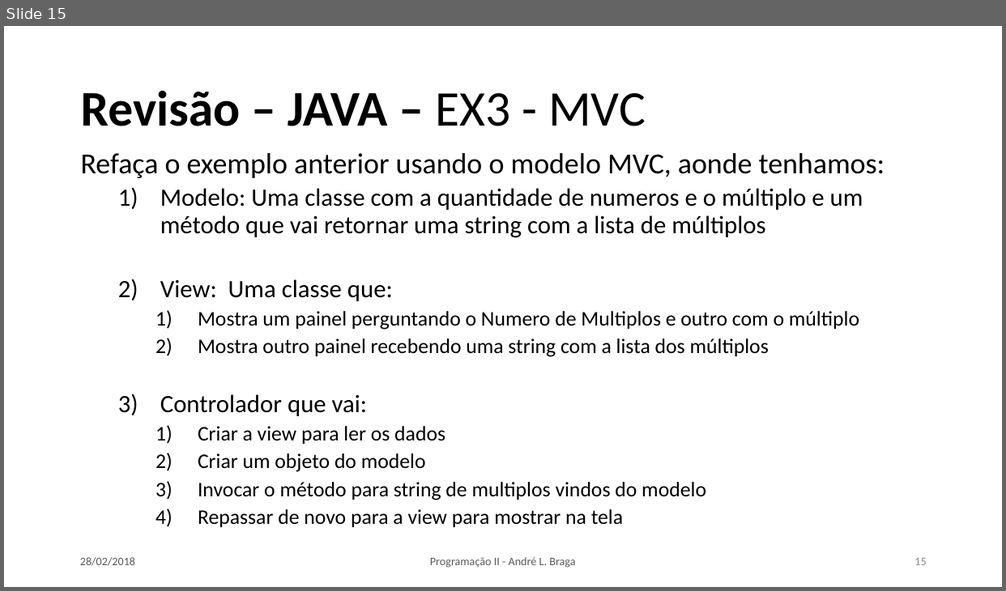
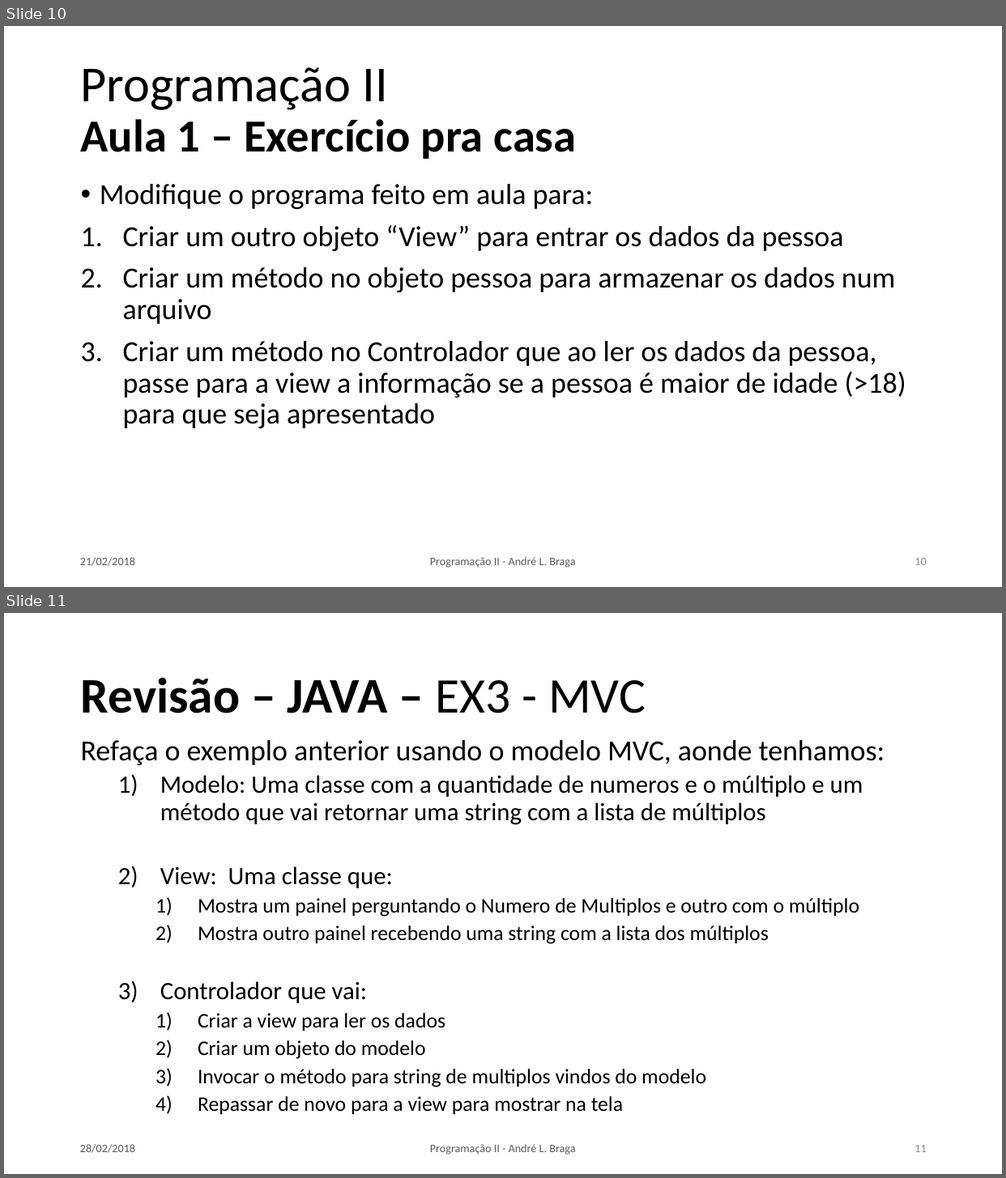
Before and after one commit to LeoCaronezi/CURSOS, a slide deck: Programacao II/SLIDES/PII_Aula_02.pptx. Shown one above the other, each under a label of ours: slide 15 before the commit, slides 10 and 11 after it. The pictures are 1006x591 and 1006x1178 pixels, drawn with LibreOffice and Linux fonts; fonts in the diff are those of the drawing. Boxes give left, top, right and bottom in pixels: in the first picture for what was removed or moved away, otherwise in the second. Text is boxed around its words. In the diff, an @@ line names an element or a change of style, - is before the commit and + after.

```diff
--- a/Programacao II/SLIDES/PII_Aula_02.pptx
+++ b/Programacao II/SLIDES/PII_Aula_02.pptx
@@ slide 10 added at (4,26,1002,587), background #FFFFFF @@
@@ title added at (81,67,577,159), 44.1 pt, text #000000, bold @@
+Programação II
+Aula 1 – Exercício pra casa
@@ text added at (100,184,906,429), 28 pt, text #000000 @@
+• Modifique o programa feito em aula para:
+1. Criar um outro objeto “View” para entrar os dados da pessoa
+2. Criar um método no objeto pessoa para armazenar os dados num arquivo
+3. Criar um método no Controlador que ao ler os dados da pessoa, passe para a view a informação se a pessoa é maior de idade (>18) para que seja apresentado
@@ text added at (80,557,135,566), 11 pt, text #595959 @@
+21/02/2018
@@ text added at (430,557,575,568), 11 pt, text #595959 @@
+Programação II - André L. Braga
@@ page number added at (914,558,926,565), 11 pt, text #8C8C8C @@
+10
@@ what was slide 15 is now slide 11 @@
@@ page number at (914,1145,926,1152): text changed @@
-15
+11
```
Also in this commit, not shown: 4 slides changed, 5 other slides added, 15 slides removed, 8 other files.
